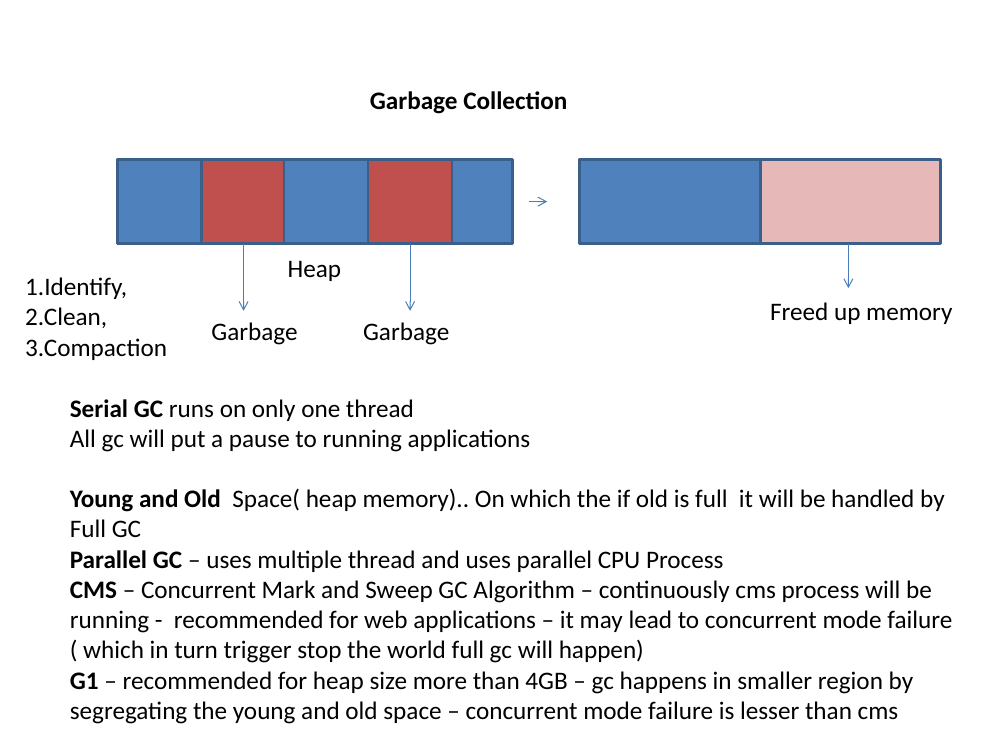
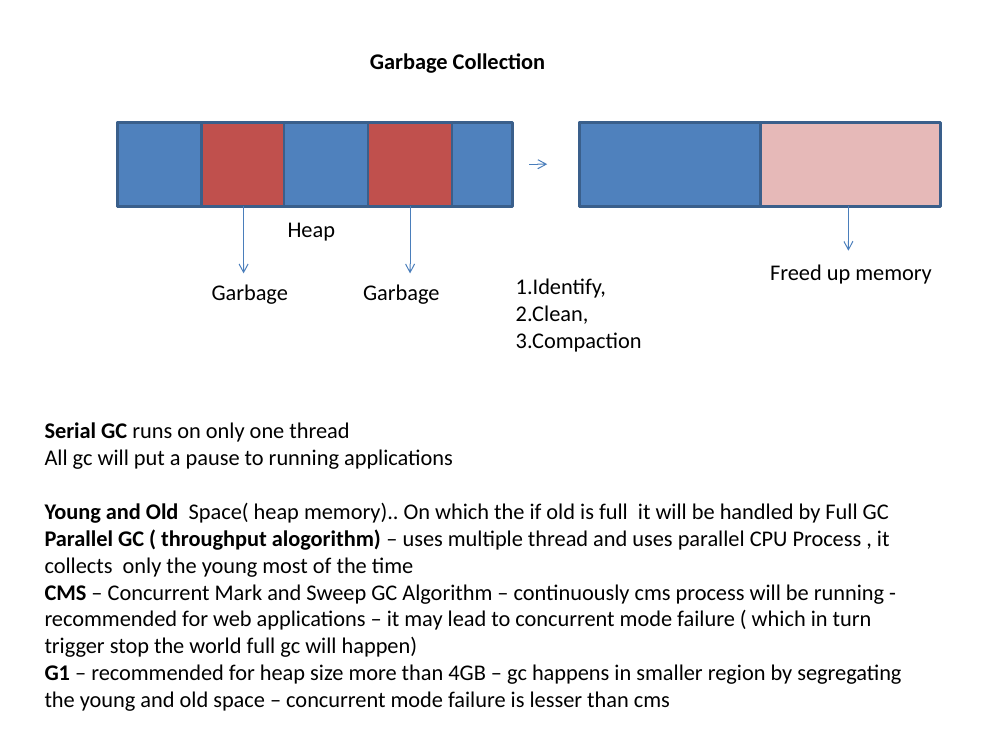
Before and after one commit to mdparthi/JavaPerformanceTuning, a slide deck: slide 9 of JPTInfo.pptx. Drawn at 1008x756 pixels with LibreOffice and Linux fonts; fonts in the diff are those of the drawing. Boxes give left, top, right and bottom in pixels: in the first picture for what was removed or moved away, otherwise in the second. Text is boxed around its words. In the diff, an @@ line names an element or a change of style, - is before the commit and + after.

```diff
--- a/JPTInfo.pptx
+++ b/JPTInfo.pptx
@@ text "Garbage Collection": place and size @@
-text "Garbage Collection" at <box>370,91,567,114</box>
+text "Garbage Collection" at <box>370,53,545,73</box>
@@ arrow moved from (529, 202) - (547, 202) to (529, 164) - (547, 164) @@
@@ 7 rectangles, 3 arrows: place and size @@
-7 rectangles, 3 arrows at <box>118,159,940,310</box>
+7 rectangles, 3 arrows at <box>118,122,940,273</box>
@@ text "Heap": place and size @@
-text "Heap" at <box>288,260,341,281</box>
+text "Heap" at <box>288,222,335,241</box>
@@ size 18 to 16 pt in 6 elements at <box>288,222,335,241</box>, <box>212,284,288,304</box>, <box>363,284,439,304</box>, <box>770,264,932,284</box>, <box>370,53,545,73</box>, <box>516,278,642,352</box> @@
@@ text "1.Identify,": place and size @@
-text "1.Identify," at <box>25,277,167,360</box>
+text "1.Identify," at <box>516,278,642,352</box>
@@ text "Freed up memory": place and size @@
-text "Freed up memory" at <box>770,302,952,324</box>
+text "Freed up memory" at <box>770,264,932,284</box>
@@ text "Garbage": place and size @@
-text "Garbage" at <box>211,322,297,345</box>
+text "Garbage" at <box>212,284,288,304</box>
@@ text "Garbage": place and size @@
-text "Garbage" at <box>363,322,449,345</box>
+text "Garbage" at <box>363,284,439,304</box>
@@ text "Serial GC runs on only ...": place and size @@
-text "Serial GC runs on only ..." at <box>70,399,952,724</box>
+text "Serial GC runs on only ..." at <box>45,422,901,711</box>
@@ text at <box>45,422,901,711</box>: size 18 to 16 pt in "Serial GC runs on only one thread", "All gc will put a pause to ...", "Young and Old Space( heap memory).. On ...", "CMS – Concurrent Mark and Sweep GC ..." and 1 more places @@
@@ text at <box>45,529,890,577</box>: text changed; size 18 to 16 pt @@
-Parallel GC – uses multiple thread and uses parallel CPU Process
+Parallel GC ( throughput alogorithm) – uses multiple thread and uses parallel CPU Process , it collects only the young most of the time
```
Also in this commit, not shown: 3 other slides changed, 2 slides added, 6 other files.
